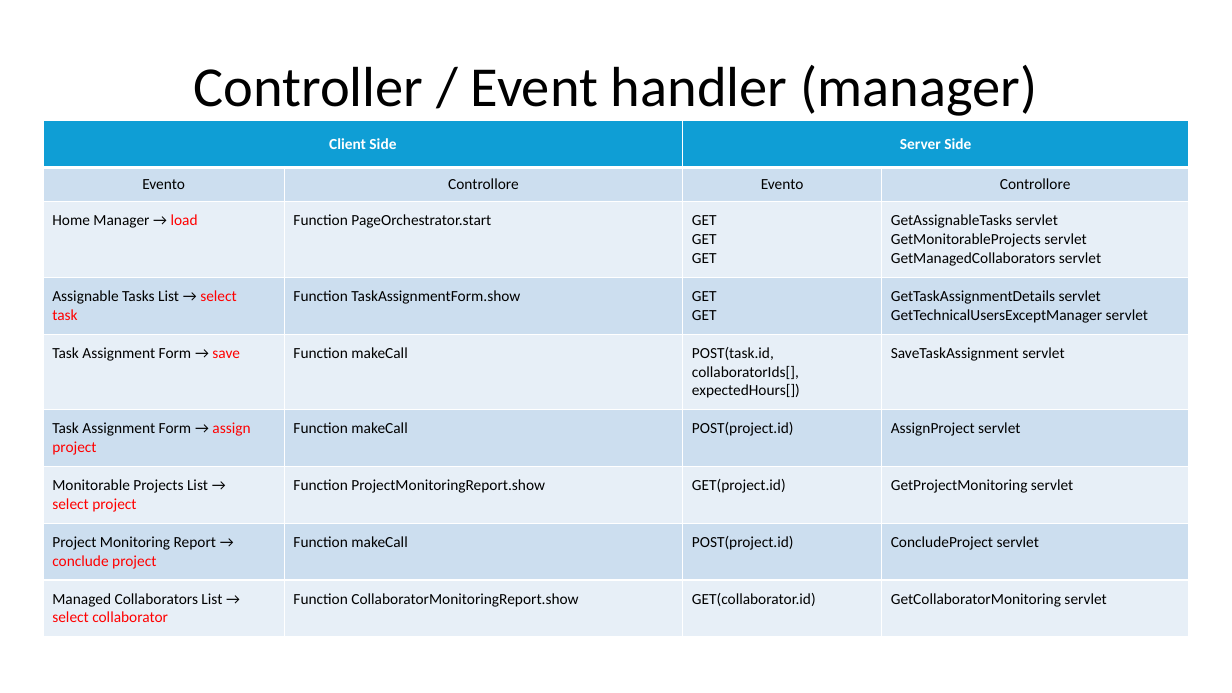
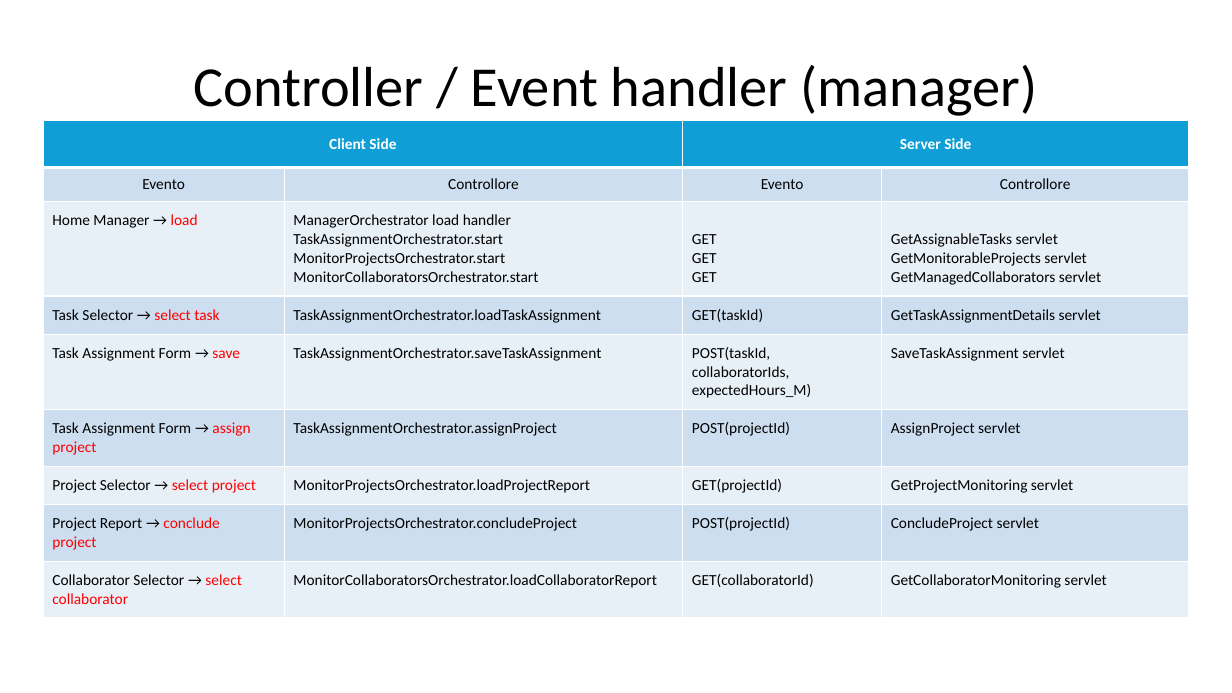
Before and after one commit to gilbertobrambilla/tiw-2026-html, a slide deck: slide 47 of docs/TIW_documentazione.pptx. Drawn at 1232x693 pixels with LibreOffice and Linux fonts; fonts in the diff are those of the drawing. Boxes give left, top, right and bottom in pixels: in the first picture for what was removed or moved away, otherwise in the second. Text is boxed around its words. In the diff, an @@ line names an element or a change of style, - is before the commit and + after.

```diff
--- a/docs/TIW_documentazione.pptx
+++ b/docs/TIW_documentazione.pptx
@@ table at <box>43,120,1189,614</box> @@
-row 3, column 2: Function PageOrchestrator.start
+row 3, column 2: ManagerOrchestrator load handler / TaskAssignmentOrchestrator.start / MonitorProjectsOrchestrator.start / MonitorCollaboratorsOrchestrator.start
-row 4: Assignable Tasks List → select task | Function TaskAssignmentForm.show | GET / GET | GetTaskAssignmentDetails servlet / GetTechnicalUsersExceptManager servlet
+row 4: Task Selector → select task | TaskAssignmentOrchestrator.loadTaskAssignment | GET(taskId) | GetTaskAssignmentDetails servlet
-row 5, column 2: Function makeCall
+row 5, column 2: TaskAssignmentOrchestrator.saveTaskAssignment
-row 5, column 3: POST(task.id, collaboratorIds[], expectedHours[])
+row 5, column 3: POST(taskId, collaboratorIds, expectedHours_M)
-row 6, column 2: Function makeCall
+row 6, column 2: TaskAssignmentOrchestrator.assignProject
-row 6, column 3: POST(project.id)
+row 6, column 3: POST(projectId)
-row 7: Monitorable Projects List → select project | Function ProjectMonitoringReport.show | GET(project.id) | GetProjectMonitoring servlet
+row 7: Project Selector → select project | MonitorProjectsOrchestrator.loadProjectReport | GET(projectId) | GetProjectMonitoring servlet
-row 8: Project Monitoring Report → conclude project | Function makeCall | POST(project.id) | ConcludeProject servlet
+row 8: Project Report → conclude project | MonitorProjectsOrchestrator.concludeProject | POST(projectId) | ConcludeProject servlet
-row 9: Managed Collaborators List → select collaborator | Function CollaboratorMonitoringReport.show | GET(collaborator.id) | GetCollaboratorMonitoring servlet
+row 9: Collaborator Selector → select collaborator | MonitorCollaboratorsOrchestrator.loadCollaboratorReport | GET(collaboratorId) | GetCollaboratorMonitoring servlet
```
Also in this commit, not shown: 11 other slides changed, 4 slides added.
